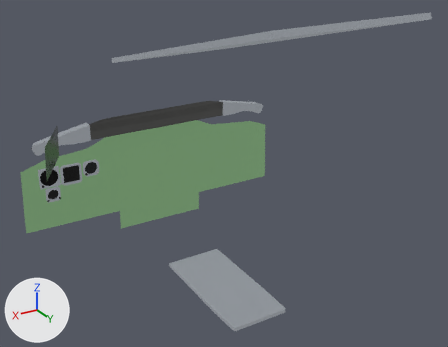
What one commit did to the glTF model PackageSources/SimObjects/Airplanes/idle-aviation-b737-200adv/model/IAB737200ADV_INT.gltf.
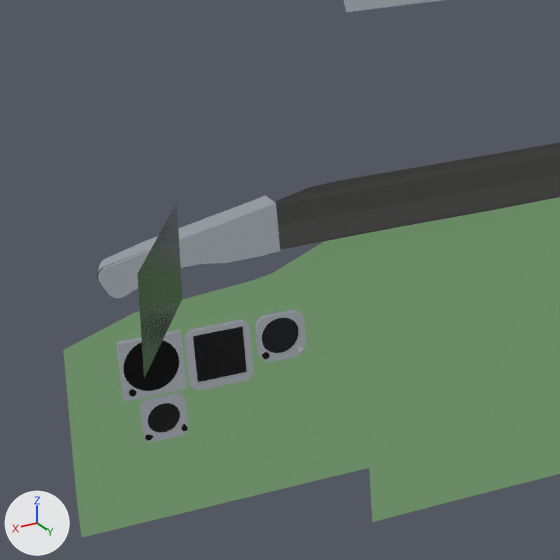
There are two pictures of each version: one whole from a 50 mm lens placed at (1.643, -6.957, 2.58), pointed at (0.031, -9.643, 1.237), one close up on the part from 0% to 41% of the width and 17% to 69% of the height. Lighting does not change. The marker at lower left points along +X, +Y and +Z. Where no turn or scale is listed for an object, it has been applied to the vertices.

Objects in the first close-up: 'Backplane', 'EFB_Screen', 'MCP', 'MCP_Sides', 'cpt_airspeed', 'cpt_airspeed_face', 'cpt_altimeter_face', 'cpt_altimeter_frame', 'cpt_compass', 'cpt_compass_face', 'cpt_pfd_frame'.
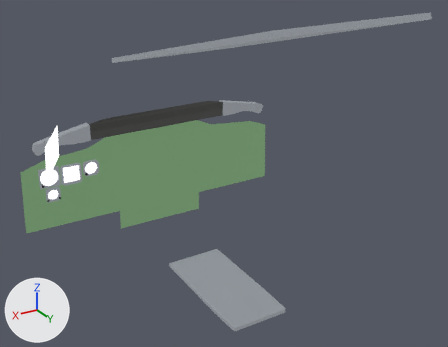
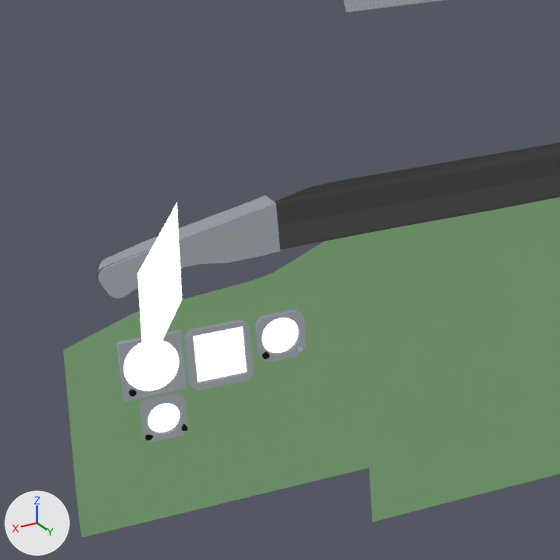
Changed parts and their boxes (x1, y1, x2, y2) in the close-ups (560 x 560 px):
```json
{"object": "EFB_Screen", "change": "recoloured, surface changed", "before": [137, 203, 182, 378], "after": [137, 203, 182, 378]}
{"object": "cpt_pfd_frame", "change": "recoloured, surface changed", "before": [190, 323, 251, 386], "after": [190, 323, 251, 386], "on screen": "black to white"}
{"object": "cpt_airspeed_face", "change": "recoloured, surface changed", "before": [124, 341, 179, 391], "after": [124, 341, 179, 391], "on screen": "black to white"}
{"object": "cpt_altimeter_face", "change": "recoloured, surface changed", "before": [262, 318, 298, 353], "after": [262, 318, 298, 353], "on screen": "black to white"}
{"object": "cpt_compass_face", "change": "recoloured, surface changed", "before": [148, 403, 180, 432], "after": [148, 403, 180, 432], "on screen": "black to white"}
```

Edits to the scene script, one JSON object a line:
```json
{"op": "set", "path": "mat_efb.base_color", "old": "(0.0, 0.0, 0.0)", "new": "(1.0, 1.0, 1.0)", "note": "black #000000 -> white #ffffff"}
{"op": "set", "path": "mat_efb.roughness", "old": "0.22", "new": "1.0"}
{"op": "add", "block": "mat_efb", "code": "mat_efb.emission_strength = 1.0"}
{"op": "set", "path": "mat_cpt_airspeed.base_color", "old": "(0.0, 0.0, 0.0)", "new": "(1.0, 1.0, 1.0)", "note": "black #000000 -> white #ffffff"}
{"op": "add", "block": "mat_cpt_airspeed", "code": "mat_cpt_airspeed.emission_strength = 1.0"}
{"op": "set", "path": "mat_cpt_altimeter.base_color", "old": "(0.0, 0.0, 0.0)", "new": "(1.0, 1.0, 1.0)", "note": "black #000000 -> white #ffffff"}
{"op": "add", "block": "mat_cpt_altimeter", "code": "mat_cpt_altimeter.emission_strength = 1.0"}
{"op": "set", "path": "mat_cpt_compass.base_color", "old": "(0.0, 0.0, 0.0)", "new": "(1.0, 1.0, 1.0)", "note": "black #000000 -> white #ffffff"}
{"op": "add", "block": "mat_cpt_compass", "code": "mat_cpt_compass.emission_strength = 1.0"}
{"op": "set", "path": "mat_cpt_pfd.base_color", "old": "(0.0, 0.0, 0.0)", "new": "(1.0, 1.0, 1.0)", "note": "black #000000 -> white #ffffff"}
{"op": "add", "block": "mat_cpt_pfd", "code": "mat_cpt_pfd.emission_strength = 1.0"}
```
